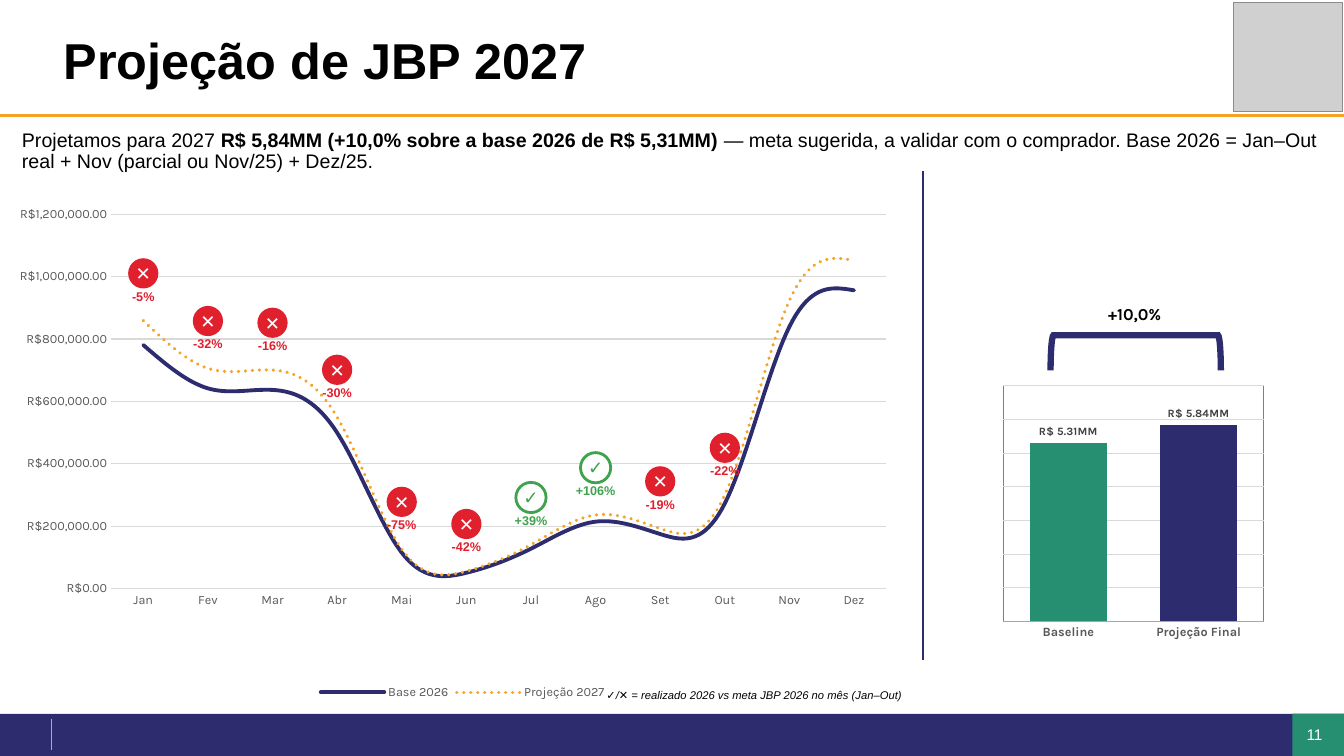
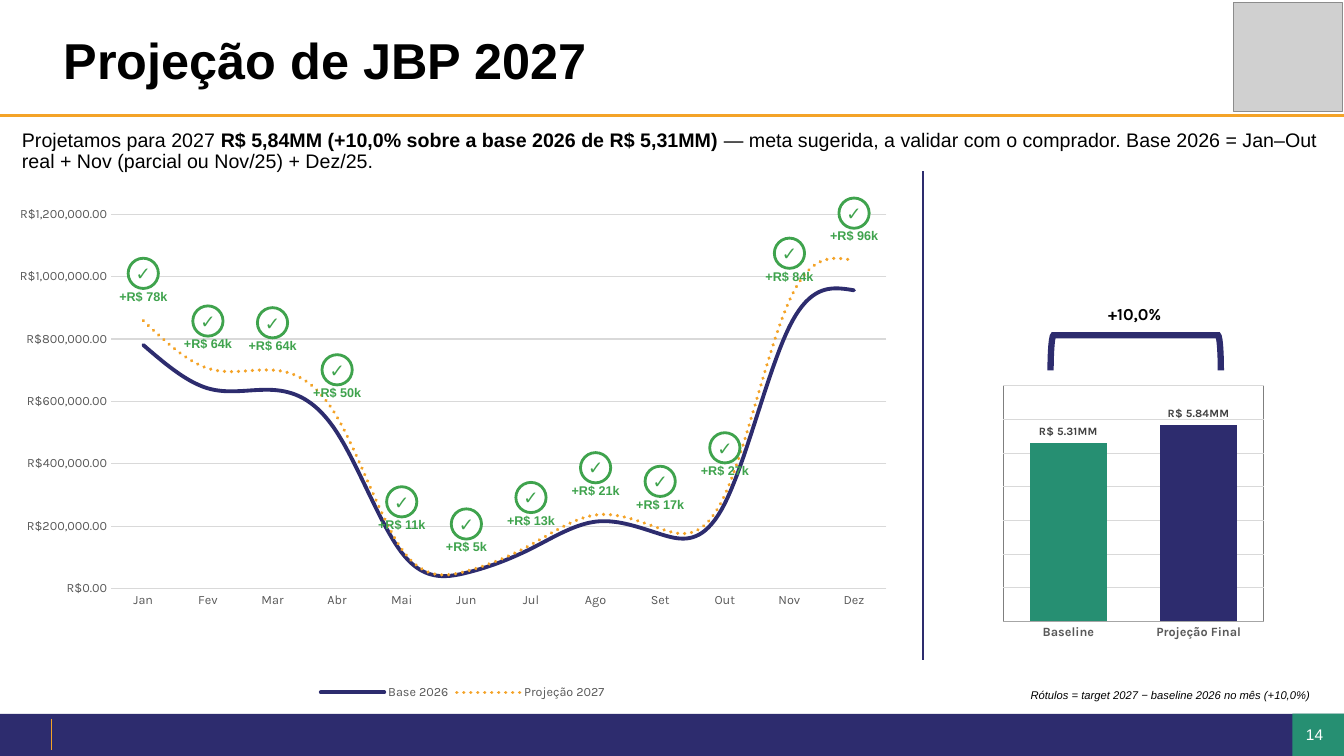
Before and after one commit to giovanoanjos27-del/Dashboard-Farma-sul, a slide deck: slide 14 of jbp/JBP2027_Panvel.pptx (slide 11 before the commit). Drawn at 1344x756 pixels with LibreOffice and Linux fonts; fonts in the diff are those of the drawing; grey boxes stand for pictures; background and template pictures are left out. Boxes give left, top, right and bottom in pixels: in the first picture for what was removed or moved away, otherwise in the second. Text is boxed around its words. In the diff, an @@ line names an element or a change of style, - is before the commit and + after.

```diff
--- a/jbp/JBP2027_Panvel.pptx
+++ b/jbp/JBP2027_Panvel.pptx
@@ ellipse added at <box>839,198,869,228</box>, fill #FFFFFF, outline #3FA34D 2 pt, 13 pt, text #3FA34D, bold @@
+✓
@@ ellipse added at <box>774,238,805,268</box>, fill #FFFFFF, outline #3FA34D 2 pt, 13 pt, text #3FA34D, bold @@
+✓
@@ text added at <box>830,231,878,241</box>, 9 pt, text #3FA34D, bold @@
++R$ 96k
@@ text in ellipse at <box>128,258,158,288</box>: text changed; text colour #FFFFFF to #3FA34D @@
-✕
+✓
@@ text at <box>119,292,167,302</box>: text changed; text colour #E1202E to #3FA34D @@
--5%
++R$ 78k
@@ text added at <box>765,271,813,282</box>, 9 pt, text #3FA34D, bold @@
++R$ 84k
@@ text in ellipse at <box>193,307,223,337</box>: text changed; text colour #FFFFFF to #3FA34D @@
-✕
+✓
@@ text in ellipse at <box>257,308,287,338</box>: text changed; text colour #FFFFFF to #3FA34D @@
-✕
+✓
@@ text at <box>184,339,232,349</box>: text changed; text colour #E1202E to #3FA34D @@
--32%
++R$ 64k
@@ text at <box>249,340,297,351</box>: text changed; text colour #E1202E to #3FA34D @@
--16%
++R$ 64k
@@ text in ellipse at <box>322,355,352,385</box>: text changed; text colour #FFFFFF to #3FA34D @@
-✕
+✓
@@ text at <box>313,388,361,400</box>: text changed; text colour #E1202E to #3FA34D @@
--30%
++R$ 50k
@@ fill #E1202E to #FFFFFF; outline none to #3FA34D 2 pt in 8 elements at <box>128,258,158,288</box>, <box>193,307,223,337</box>, <box>257,308,287,338</box>, <box>322,355,352,385</box>, <box>387,487,417,517</box>, <box>452,509,482,539</box>, <box>645,467,676,497</box>, <box>710,433,740,463</box> @@
@@ text in ellipse at <box>710,433,740,463</box>: text changed; text colour #FFFFFF to #3FA34D @@
-✕
+✓
@@ text in ellipse at <box>645,467,676,497</box>: text changed; text colour #FFFFFF to #3FA34D @@
-✕
+✓
@@ text at <box>701,465,749,478</box>: text changed; text colour #E1202E to #3FA34D @@
--22%
++R$ 27k
@@ text in ellipse at <box>387,487,417,517</box>: text changed; text colour #FFFFFF to #3FA34D @@
-✕
+✓
@@ text in ellipse at <box>452,509,482,539</box>: text changed; text colour #FFFFFF to #3FA34D @@
-✕
+✓
@@ text at <box>572,485,620,496</box>: text changed @@
-+106%
++R$ 21k
@@ text at <box>636,500,684,510</box>: text changed; text colour #E1202E to #3FA34D @@
--19%
++R$ 17k
@@ text at <box>378,519,425,532</box>: text changed; text colour #E1202E to #3FA34D @@
--75%
++R$ 11k
@@ text at <box>507,516,555,526</box>: text changed @@
-+39%
++R$ 13k
@@ text at <box>446,542,487,552</box>: text changed; text colour #E1202E to #3FA34D @@
--42%
++R$ 5k
@@ text at <box>1031,690,1310,701</box>: text changed @@
-✓/✕ = realizado 2026 vs meta JBP 2026 no mês (Jan–Out)
+Rótulos = target 2027 − baseline 2026 no mês (+10,0%)
@@ page number at <box>1293,715,1337,755</box>: text changed @@
-11
+14
@@ page number at <box>1306,729,1323,740</box>: text changed @@
-11
+14
```
Also in this commit, not shown: 2 other slides changed, 3 slides added, 10 other files.
